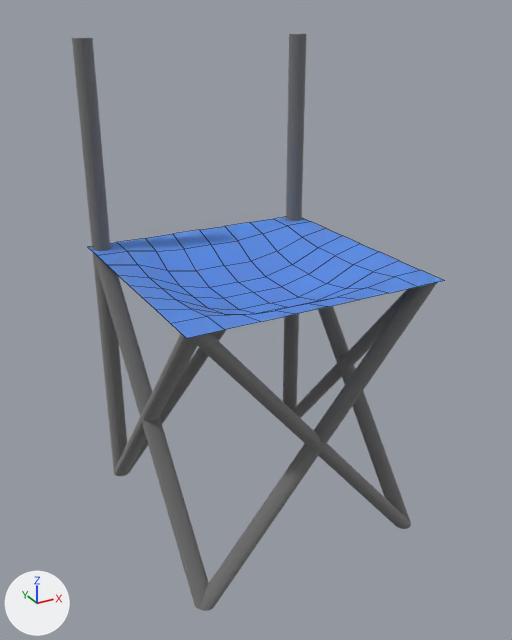
Before and after pictures for a commit that changed the Blender file DementiaVRExperience/Assets/Models/Chair.blend.
Rendered twice from a 50 mm camera at (-0.843, -1.543, 1.387) aimed at (0.003, -0.005, 0.618). The axes (+X, +Y, +Z) are drawn at lower left. The lights are the same throughout. Mesh edges are drawn as thin lines on the coarser meshes.

The older version as bpy lines, for what is in view:
```python
me_cylinder_001 = bpy.data.meshes.new('Cylinder.001')
me_cylinder_001.from_pydata(...)  # 32 vertices, 18 faces; spans x -0.038..0.038, y -0.05..0.05, z -0.516..0.516
me_cylinder_001.materials.append(mat_metal)  # grey #a0a0a0
me_cylinder_003 = bpy.data.meshes.new('Cylinder.003')
me_cylinder_003.from_pydata(...)  # 32 vertices, 18 faces; spans x -0.038..0.038, y -0.05..0.05, z -0.516..0.516
me_cylinder_003.materials.append(mat_metal)  # grey #a0a0a0
me_plane_001 = bpy.data.meshes.new('Plane.001')
me_plane_001.from_pydata(...)  # 81 vertices, 64 faces; spans x -1.0..1.0, y -1.0..1.0, z -0.2..0.0
me_plane_001.materials.append(mat_fabric)  # blue #598ee7
ob_leg_000 = bpy.data.objects.new('leg.000', me_cylinder_003)
ob_leg_000.location = (0.0, 0.309, 0.407)
ob_leg_000.rotation_euler = (0.0, 0.698, 0.0)  # degrees (0, 40, 0)
ob_leg_000.scale = (0.488, 0.5, 0.964)
ob_leg_001 = bpy.data.objects.new('leg.001', me_cylinder_001)
ob_leg_001.location = (0.0, -0.316, 0.407)
ob_leg_001.rotation_euler = (0.0, 0.698, 0.0)  # degrees (0, 40, 0)
ob_leg_001.scale = (0.488, 0.5, 0.964)
ob_plane = bpy.data.objects.new('Plane', me_plane_001)
ob_plane.location = (0.0, 0.0, 0.779)
ob_plane.scale = (0.342, 0.342, 0.342)
# also in view: 'Leg' at (0.0, -0.316, 0.407); 'leg.002' at (0.313, -0.001, 0.407); 'Leg.002' at (0.313, -0.001, 0.407); 'leg.003' at (-0.313, -0.001, 0.407); 'BackRestPoll' at (-0.312, 0.309, 0.679)
```
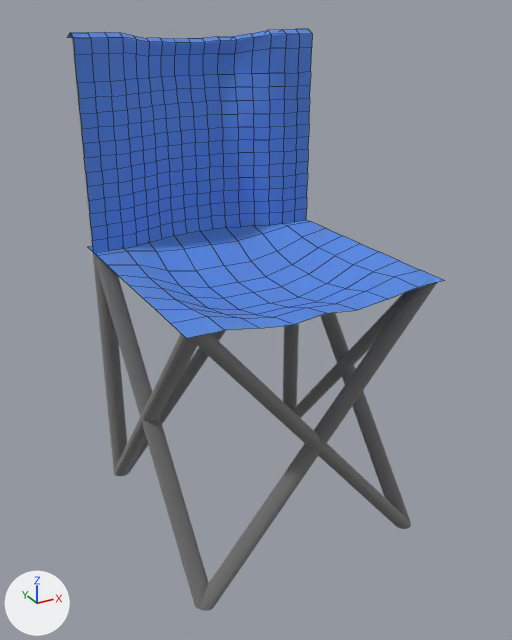
What differs and where, as boxes [x1, y1, x2, y2] in the pictures (512 x 640 px; the box of a moved part takes in the faces that stretch with it):
'BackRest', added (blue): after [68, 29, 312, 252]
'Plane', reshaped: before [88, 217, 444, 338]; after [88, 220, 444, 338]
part 1 of me_plane_001, moved or reshaped: before [276, 297, 357, 314]; after [275, 304, 355, 325]
part 2 of me_plane_001, moved or reshaped: before [340, 272, 417, 300]; after [336, 272, 417, 310]
part 3 of me_plane_001, moved or reshaped: before [192, 309, 294, 330]; after [192, 309, 293, 330]
'BackRestPoll1', unchanged, covered by the edit: before [283, 34, 306, 410]; after [283, 323, 299, 410]

The change, as a diff of the scene's bpy script:
```diff
--- a/DementiaVRExperience/Assets/Models/Chair.blend.py
+++ b/DementiaVRExperience/Assets/Models/Chair.blend.py
@@ me_plane_001 @@
 me_plane_001.from_pydata(...)  # 81 vertices, 64 faces; spans x -1.0..1.0, y -1.0..1.0, z -0.2..0.0
 # used by ob_plane; location = (0.0, 0.0, 0.779); scale = (0.342, 0.342, 0.342)
+# me_plane_001 part 1: the 1 vertex in x -0.01, y -0.77, z -0.06 is moved by (0.0, 0.0, -0.03)
+# me_plane_001 part 2: the 1 vertex in x 0.49, y -0.76, z -0.04 is moved by (0.0, 0.0, -0.03)
+# me_plane_001 part 3: the 1 vertex in x -0.51, y -0.76, z -0.04 is moved by (0.0, 0.0, -0.02)
 me_plane_001.materials.append(mat_fabric)
@@ me_plane @@
+me_plane.from_pydata(...)  # 289 vertices, 256 faces; spans x -1.0..1.0, y -1.0..0.89, z -0.35..0.01
+me_plane.materials.append(mat_fabric)  # blue #598ee7
@@ ob_backrest @@
+ob_backrest = bpy.data.objects.new('BackRest', me_plane)
+ob_backrest.location = (0.0, 0.283, 1.071)
+ob_backrest.rotation_euler = (1.571, 0.0, 0.0)  # degrees (90, 0, 0)
+ob_backrest.scale = (0.342, 0.294, 0.342)
```
